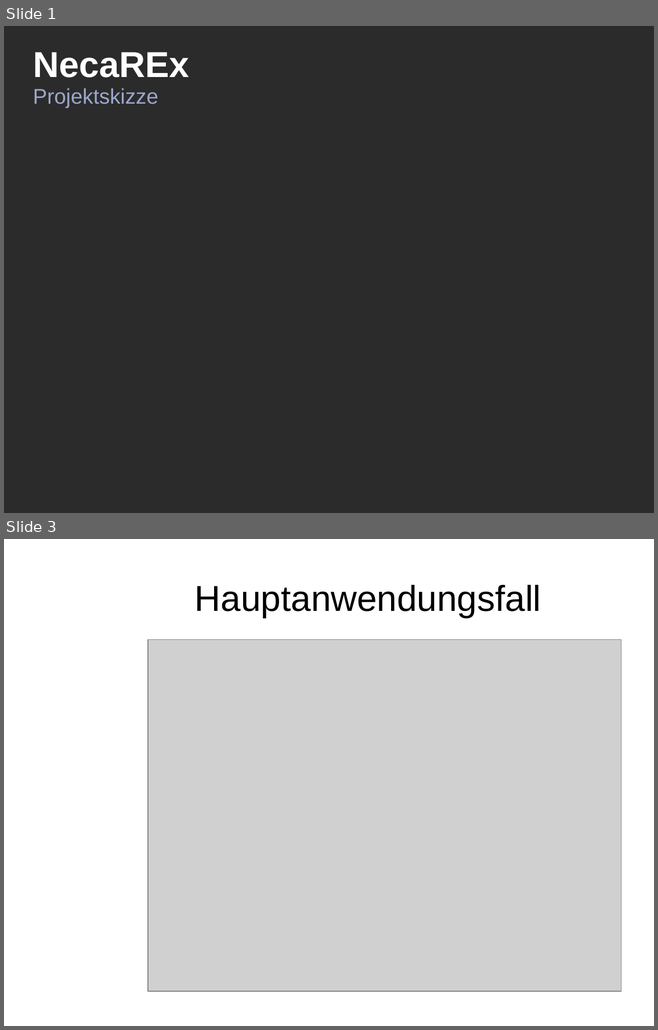
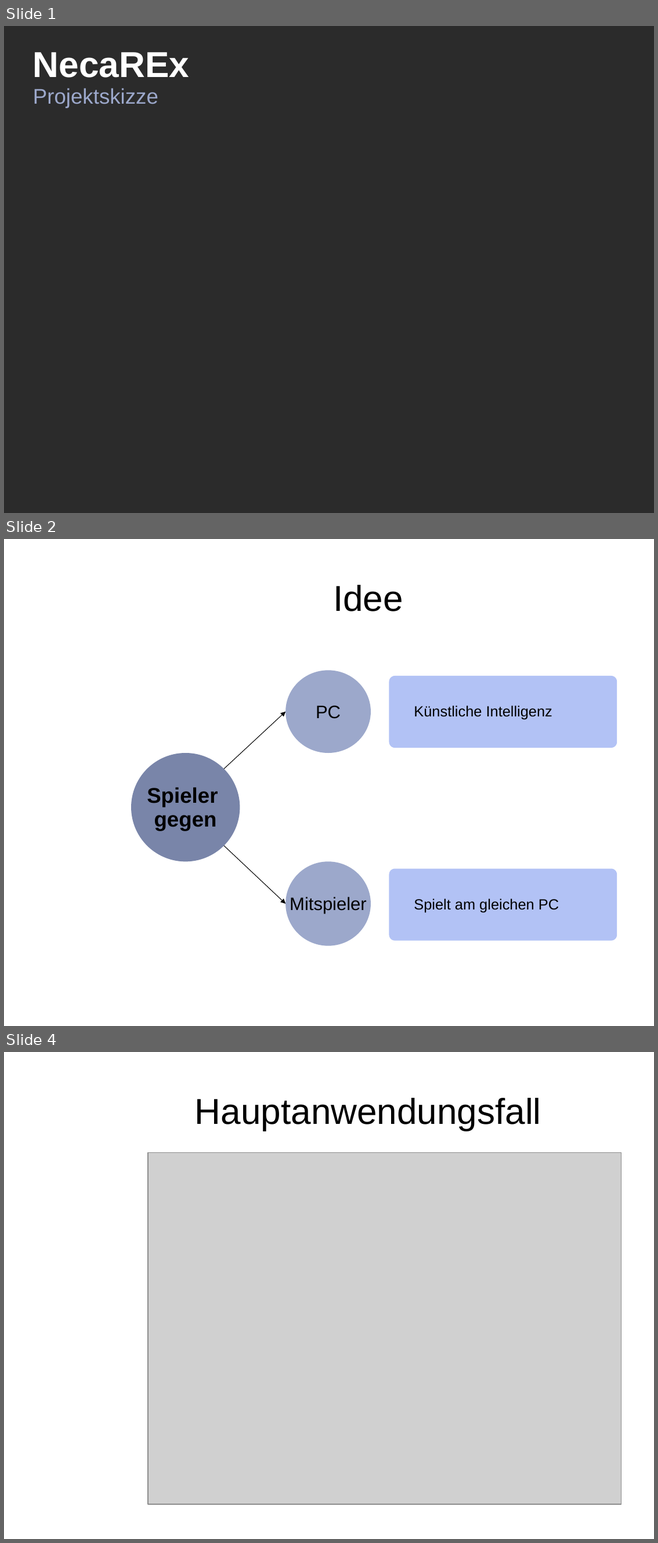
Before and after one commit to sprengmeister/IT10-t_SWE1_chess, a slide deck: Planung/projektskizze_nad.pptx. Shown one above the other, each under a label of ours: slides 1 and 3 before the commit, slides 1, 2 and 4 after it; the slides between them are not shown. The pictures are 658x1030 and 658x1543 pixels, drawn with LibreOffice and Linux fonts; fonts in the diff are those of the drawing; grey boxes stand for pictures; background and template pictures are left out; a plain dark background stands for a picture behind light text. Boxes give left, top, right and bottom in pixels: in the first picture for what was removed or moved away, otherwise in the second. Text is boxed around its words. In the diff, an @@ line names an element or a change of style, - is before the commit and + after.

```diff
--- a/Planung/projektskizze_nad.pptx
+++ b/Planung/projektskizze_nad.pptx
@@ slide 2 added at [4, 539, 654, 1026], background picture (left out) @@
@@ title added at [333, 585, 403, 611], 44 pt, text #000000 @@
+Idee
@@ ellipse added at [286, 671, 371, 753], fill #9CA8CB, 22 pt, text #000000 @@
+PC
@@ rounded rectangle added at [389, 676, 617, 748], fill #B2C2F5, 18 pt, text #000000 @@
+Künstliche Intelligenz
@@ arrow added from (224, 769) to (286, 712), #000000 0.75 pt @@
@@ ellipse added at [132, 753, 240, 861], fill #7985A9, 26 pt, text #000000, bold @@
+Spieler
+gegen
@@ arrow added from (224, 846) to (286, 904), #000000 0.75 pt @@
@@ ellipse added at [286, 862, 371, 946], fill #9CA8CB, 22 pt, text #000000 @@
+Mitspieler
@@ rounded rectangle added at [389, 869, 617, 941], fill #B2C2F5, 18 pt, text #000000 @@
+Spielt am gleichen PC
@@ what was slide 3 is now slide 4 @@
```
Also in this commit, not shown: 3 other slides added, 2 slides removed.
